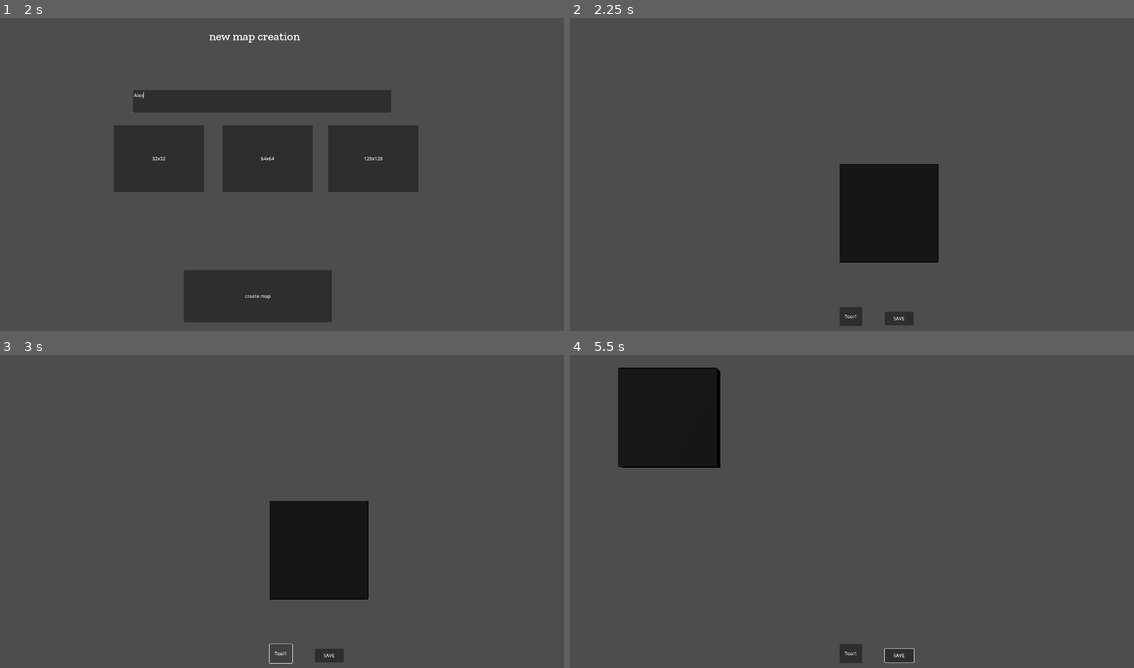
Above: before the commit, frames 1-4 (two rows, left to right).
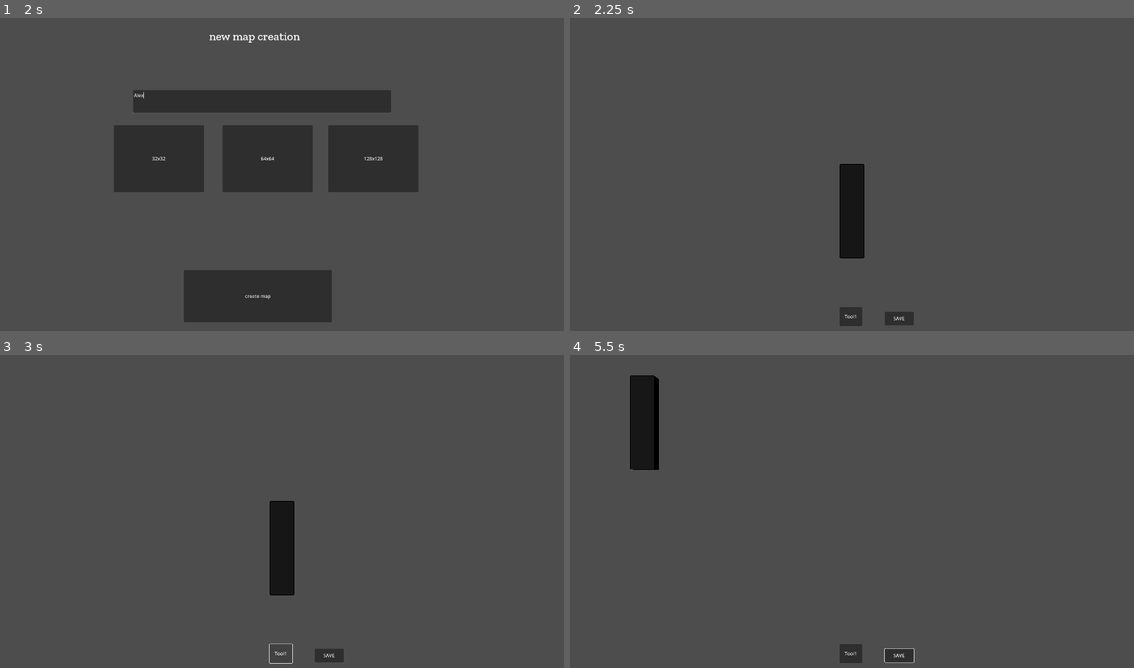
Above: after the commit, the same moments.

Repository: Willeujeans/mapIdea
Game: Godot game, scene res://Scenes/shell.tscn
The game is run twice, just before and just after one commit, with the same random seed, the same clock (stepped at 60 frames per second) and the same inputs.
Inputs (mouse positions are in pixels of both pictures, inside the frame that each line leads up to):
- Up to frame 1 (2 s): click "+" at 0.5 s; click (259, 102) at 1.27 s; type "Alex" at 1.35 s
- Up to frame 2 (2.25 s): click "create map" at 2 s
- Up to frame 3 (3 s): click "Tool1" at 2.75 s
- Up to frame 4 (5.5 s): click "SAVE" at 3.5 s; move the mouse to (976, 498) at 4.27 s; press the mouse at (976, 498) at 4.28 s; hold D (right) 4.28-5.03 s; move the mouse to (739, 530) at 5.02 s; release the mouse at (739, 530) at 5.03 s; hold S (down) from 5.03 s (still down); click (739, 530) at 5.1 s

Frame 1 is identical in both runs. In frame 2, 4.2% of the frame differs, in the area x 47-66%, y 46-79%; in frame 3, 4.2%; in frame 4, 4.3%, in the area x 8-27%, y 4-37%.
Error in both runs: Attempt to call function 'list_dir_begin' in base 'null instance' on a null instance. (res://Scripts/s_directoryScanner.gd:6)

Commit message:
import now will make rounded squares

Diff:
--- a/Scripts/s_map.gd
+++ b/Scripts/s_map.gd
@@ -48,6 +48,7 @@
 				if in_matrix[x][y][z] != null:
 					in_matrix[x][y][z].position = Vector3(positionForCubes.x, positionForCubes.y, positionForCubes.z)
 					add_child(in_matrix[x][y][z])
+					checkFourNeighbors(in_matrix[x][y][z].mapLocation, [], true)
 				positionForCubes.x += scaleForCubes.x
 			positionForCubes.x = 0
 			positionForCubes.z += scaleForCubes.z
@@ -60,26 +61,19 @@
 	for i in gridSize:
 		positionForCubes.x = 0
 		for j in gridSize:
-			var newBlock = blockScene.instantiate()
-			newBlock.position = Vector3(positionForCubes.x, 1, positionForCubes.z)
-			positionForCubes.x += scaleForCubes.x
-			newBlock.mapLocation = Vector3(j, 0, i)
-			newBlock.set_TerrainType("b")
-			set_MatrixAtIndex(j,0,i,newBlock)
-			add_child(newBlock)
+			createSquare(Vector3(positionForCubes.x, 0, positionForCubes.z),Vector3(j, 0, i))
 		positionForCubes.z += 0.5
 
 #Given the location of a square within the matrix another square will be created above it
 func createSquare(myLocation, mapPosition):
-	if matrix[mapPosition.x][mapPosition.y+1][mapPosition.z] == null:
+	if matrix[mapPosition.x][mapPosition.y][mapPosition.z] == null:
 		var newMapBlock = blockScene.instantiate()
-		newMapBlock.set_MapLocation(Vector3(mapPosition.x, mapPosition.y+1, mapPosition.z))
+		newMapBlock.set_MapLocation(Vector3(mapPosition.x, mapPosition.y, mapPosition.z))
 		newMapBlock.set_TerrainType(currentTerrain)
-		set_MatrixAtIndex(mapPosition.x,mapPosition.y+1,mapPosition.z,newMapBlock)
-		newMapBlock.position = Vector3(myLocation.x,myLocation.y+scaleForCubes.y,myLocation.z)
+		set_MatrixAtIndex(mapPosition.x,mapPosition.y,mapPosition.z,newMapBlock)
+		newMapBlock.position = Vector3(myLocation.x,myLocation.y,myLocation.z)
 		add_child(newMapBlock)
-		var arrayOfNeighborsChecked = []
-		checkFourNeighbors(newMapBlock.mapLocation, arrayOfNeighborsChecked, true)
+		checkFourNeighbors(newMapBlock.mapLocation, [], true)
 
 #Given a square it will be removed, and the location will be set to null
 func destroySquare(squareToBeDestroyed):
--- a/Scripts/s_overlayMenu.gd
+++ b/Scripts/s_overlayMenu.gd
@@ -2,4 +2,8 @@
 
 func _process(delta):
 	if Input.is_action_just_pressed("menu_pull"):
+		if get_parent().get_node("tmp").UIlock:
+			get_parent().get_node("tmp").UIlock = false
+		else:
+			get_parent().get_node("tmp").UIlock = true
 		visible = !visible
--- a/Scripts/s_userControls.gd
+++ b/Scripts/s_userControls.gd
@@ -36,7 +36,7 @@
 		if Input.is_action_pressed("clicked"):
 			if !shell.get_node("tmp").UIlock:
 				if mapManager.currentHeight == hoveredBlock.mapLocation.y:
-					mapManager.createSquare(hoveredBlock.position, hoveredBlock.mapLocation)
+					mapManager.createSquare(Vector3(hoveredBlock.position.x,hoveredBlock.position.y+0.5,hoveredBlock.position.z), Vector3(hoveredBlock.mapLocation.x,hoveredBlock.mapLocation.y+1,hoveredBlock.mapLocation.z))
 
 		if Input.is_action_just_released("clicked"):
 			mapManager.currentHeight = hoveredBlock.mapLocation.y
Not shown, removed: SavedData/32Test.md
Not shown, added: SavedData/edgeTest.md
Not shown, removed: SavedData/hello.md
Not shown, removed: SavedData/neighborTest.md
Not shown, removed: SavedData/tmpTesting.md
